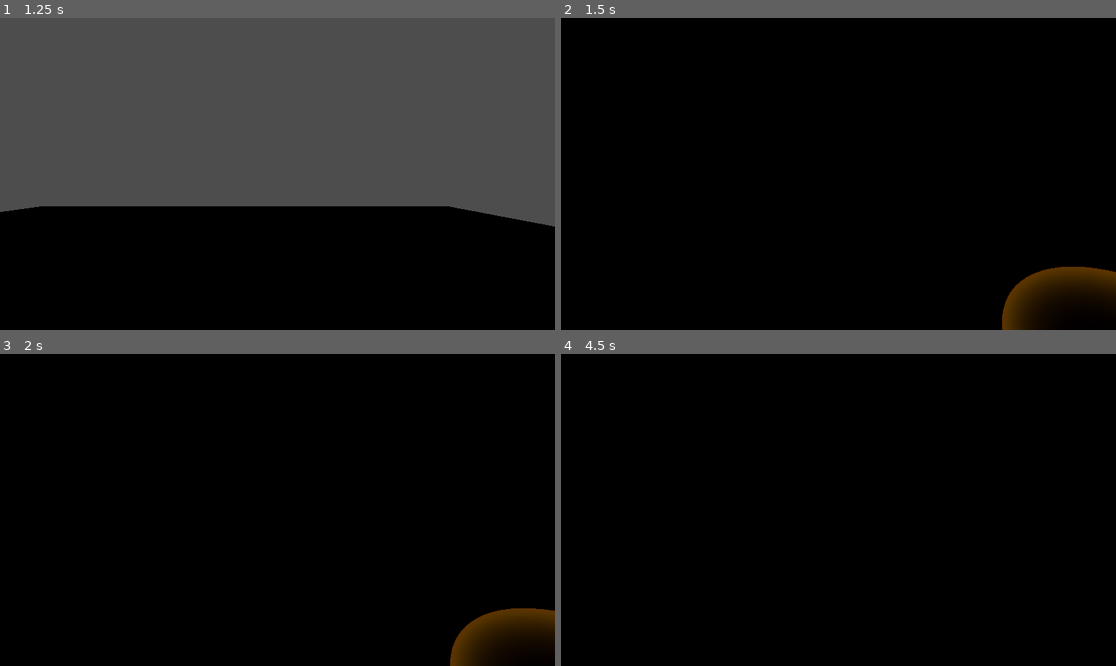
Above: before the commit, frames 1-4 (two rows, left to right).
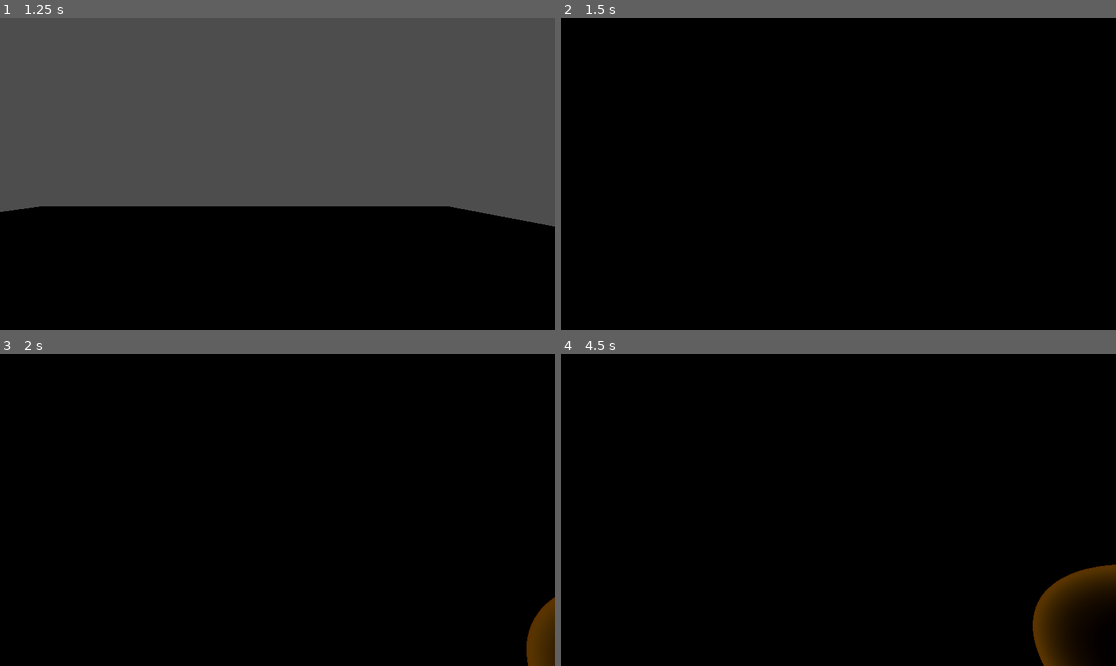
Above: after the commit, the same moments.

Repository: PieroganoReggiano/Bul-bul-myslenia
Game: Godot game, scene res://korzen.tscn
The game is run twice, just before and just after one commit, with the same random seed, the same clock (stepped at 60 frames per second) and the same inputs.
Inputs (mouse positions are in pixels of both pictures, inside the frame that each line leads up to):
- Up to frame 1 (1.25 s): click "Graj" at 0.5 s
- Up to frame 2 (1.5 s): tap Enter (ui_accept) at 1.25 s; move the mouse to (866, 174) at 1.27 s; hold Up (move_forward) from 1.28 s (still down); hold Ctrl (move_crouch) from 1.28 s (still down)
- Up to frame 3 (2 s): keep holding Up (move_forward); keep holding Ctrl (move_crouch); tap Space (move_jump, bound only after the commit) at 1.52, 1.82 s; tap Shift (move_speed) at 1.55 s
- Up to frame 4 (4.5 s): keep holding Up (move_forward); move the mouse to (810, 510) at 2.02 s; release Ctrl (move_crouch) at 2.03 s; tap Shift (move_speed) at 2.1 s; tap Space (move_jump, bound only after the commit) at 2.27, 2.57, 3.05, 3.6, 3.77, 4.07 s; tap Enter (ui_accept) at 2.3, 2.75, 2.85, 3.5, 4.25 s; move the mouse to (849, 503) at 2.77 s; move the mouse to (832, 516) at 3.52 s; tap Ctrl (move_crouch) at 3.8 s; move the mouse to (877, 513) at 4.27 s; hold Ctrl (move_crouch) from 4.28 s (still down)

Frame 1 is identical in both runs. In frame 2, 2.3% of the frame differs, in the area x 79-100%, y 79-100%; in frame 3, 2.4%; in frame 4, 2.5%, in the area x 84-100%, y 67-100%.

Commit message:
Added sprint, jump, crunch mechanic. Crunch needs updates

Diff:
--- a/parkourowiec.gd
+++ b/parkourowiec.gd
@@ -2,8 +2,13 @@
 extends CharacterBody3D
 
 
-const SPEED = 5.0
+const BASE_SPEED = 5.0
+const SPEED_MULTIPLIER = 2.0
 const JUMP_VELOCITY = 4.5
+const CROUCH_MULTIPLIER = 0.5
+
+const BASE_SCALE = Vector3(1, 1, 1)
+const CROUCH_SCALE = Vector3(1, 0.5, 1)
 
 
 func rotate_input(r : Vector2) -> void:
@@ -19,18 +24,31 @@
 		velocity += get_gravity() * delta
 
 	# Handle jump.
-	if Input.is_action_just_pressed("ui_accept") and is_on_floor():
+	if Input.is_action_just_pressed("move_jump") and is_on_floor():
 		velocity.y = JUMP_VELOCITY
 
 	# Get the input direction and handle the movement/deceleration.
 	# As good practice, you should replace UI actions with custom gameplay actions.
-	var input_dir := Input.get_vector("ui_left", "ui_right", "ui_up", "ui_down")
+	var input_dir := Input.get_vector("move_left", "move_right", "move_forward", "move_back")
 	var direction := (transform.basis * Vector3(input_dir.x, 0, input_dir.y)).normalized()
+
+	var speed = BASE_SPEED
+	if Input.is_action_pressed("move_speed"):
+		speed *= SPEED_MULTIPLIER
+	elif Input.is_action_pressed("move_crouch"):
+		speed *= CROUCH_MULTIPLIER
+
+
 	if direction:
-		velocity.x = direction.x * SPEED
-		velocity.z = direction.z * SPEED
+		velocity.x = direction.x * speed
+		velocity.z = direction.z * speed
 	else:
-		velocity.x = move_toward(velocity.x, 0, SPEED)
-		velocity.z = move_toward(velocity.z, 0, SPEED)
+		velocity.x = move_toward(velocity.x, 0, BASE_SPEED)
+		velocity.z = move_toward(velocity.z, 0, BASE_SPEED)
+
+	if Input.is_action_pressed("move_crouch"):
+		scale = CROUCH_SCALE
+	else:
+		scale = BASE_SCALE
 
 	move_and_slide()
--- a/project.godot
+++ b/project.godot
@@ -51,7 +51,8 @@
 }
 move_crouch={
 "deadzone": 0.5,
-"events": [Object(InputEventKey,"resource_local_to_scene":fa …(140 unchanged characters)… d":false,"keycode":0,"physical_keycode":4194326,"key_label":0,"unicode":0,"location":0,"echo":false,"script":null)
+"events": [Object(InputEventKey,"resource_local_to_scene":fa …(140 unchanged characters)… d":false,"keycode":0,"physical_keycode":67,"key_label":0,"unicode":99,"location":0,"echo":false,"script":null)
+, Object(InputEventKey,"resource_local_to_scene":false,"resource_name":"","device":-1,"window_id":0,"alt_pressed":false,"shift_pressed":false,"ctrl_pressed":false,"meta_pressed":false,"pressed":false,"keycode":0,"physical_keycode":4194326,"key_label":0,"unicode":0,"location":0,"echo":false,"script":null)
 ]
 }
 move_speed={
@@ -64,3 +65,8 @@
 "events": [Object(InputEventKey,"resource_local_to_scene":false,"resource_name":"","device":-1,"window_id":0,"alt_press …(195 unchanged characters)…
 ]
 }
+move_jump={
+"deadzone": 0.5,
+"events": [Object(InputEventKey,"resource_local_to_scene":false,"resource_name":"","device":-1,"window_id":0,"alt_pressed":false,"shift_pressed":false,"ctrl_pressed":false,"meta_pressed":false,"pressed":false,"keycode":0,"physical_keycode":32,"key_label":0,"unicode":32,"location":0,"echo":false,"script":null)
+]
+}
